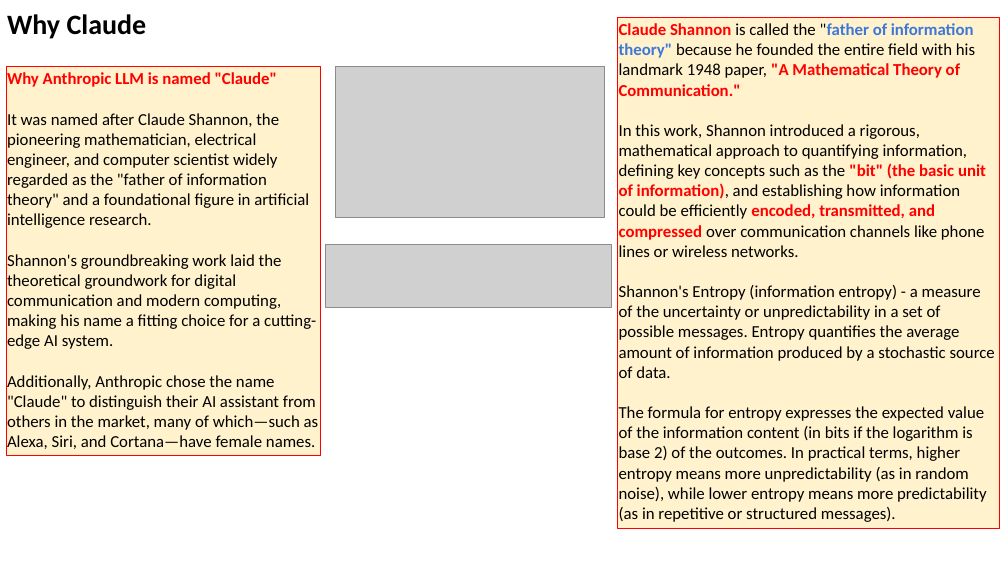
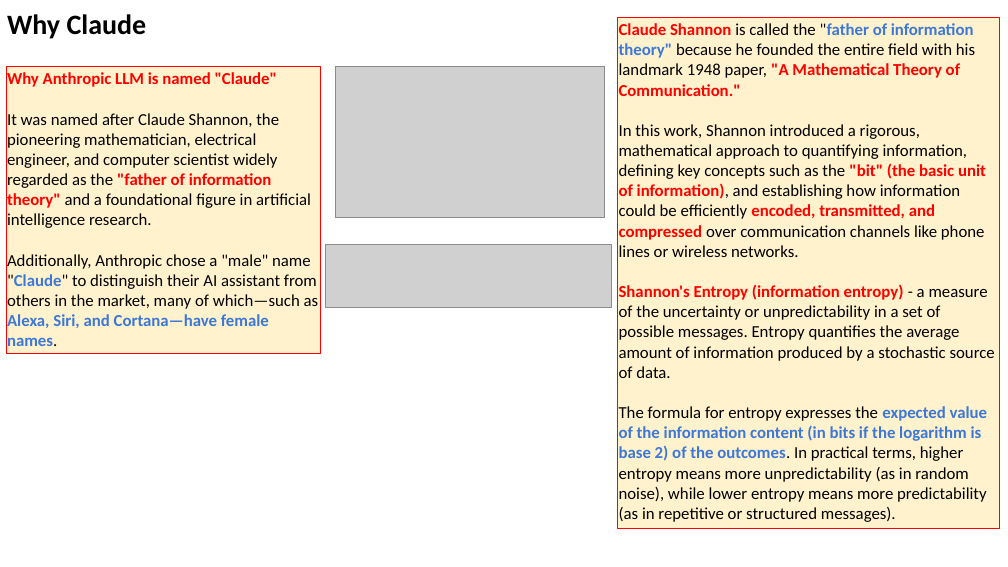
Before and after one commit to lselector/seminar, a slide deck: slide 10 of 2025/2025-05-30-AI-Updates.pptx (slide 8 before the commit). Drawn at 1008x567 pixels with LibreOffice and Linux fonts; fonts in the diff are those of the drawing; grey boxes stand for pictures. Boxes give left, top, right and bottom in pixels: in the first picture for what was removed or moved away, otherwise in the second. Text is boxed around its words. In the diff, an @@ line names an element or a change of style, - is before the commit and + after.

```diff
--- a/2025/2025-05-30-AI-Updates.pptx
+++ b/2025/2025-05-30-AI-Updates.pptx
@@ rectangle "Why Anthropic LLM is named ..." resized from (x1=6, y1=67, x2=321, y2=456) to (x1=6, y1=67, x2=321, y2=354) @@
@@ text in rectangle at (x1=7, y1=113, x2=311, y2=228): text colour #000000 to #FF0000, bold on in ""father of information theory"" @@
@@ text in rectangle at (x1=7, y1=254, x2=319, y2=346): text changed @@
-Shannon's groundbreaking work laid the theoretical groundwork for digital communication and modern computing, making his name a fitting choice for a cutting-edge AI system.
-Additionally, Anthropic chose the name "Claude" to distinguish their AI assistant from others in the market, many of which—such as Alexa, Siri, and Cortana—have female names.
+Additionally, Anthropic chose a "male" name "Claude" to distinguish their AI assistant from others in the market, many of which—such as Alexa, Siri, and Cortana—have female names.
@@ text in rectangle at (x1=619, y1=285, x2=995, y2=522): text colour #000000 to #FF0000 in "Shannon's Entropy (information entropy)"; bold on in "Shannon's Entropy (information entropy)", "expected value of the information content (in ..."; text colour #000000 to #3C78D8 in "expected value of the information content (in ..." @@
```
Also in this commit, not shown: 14 other slides changed, 1 slide added.
